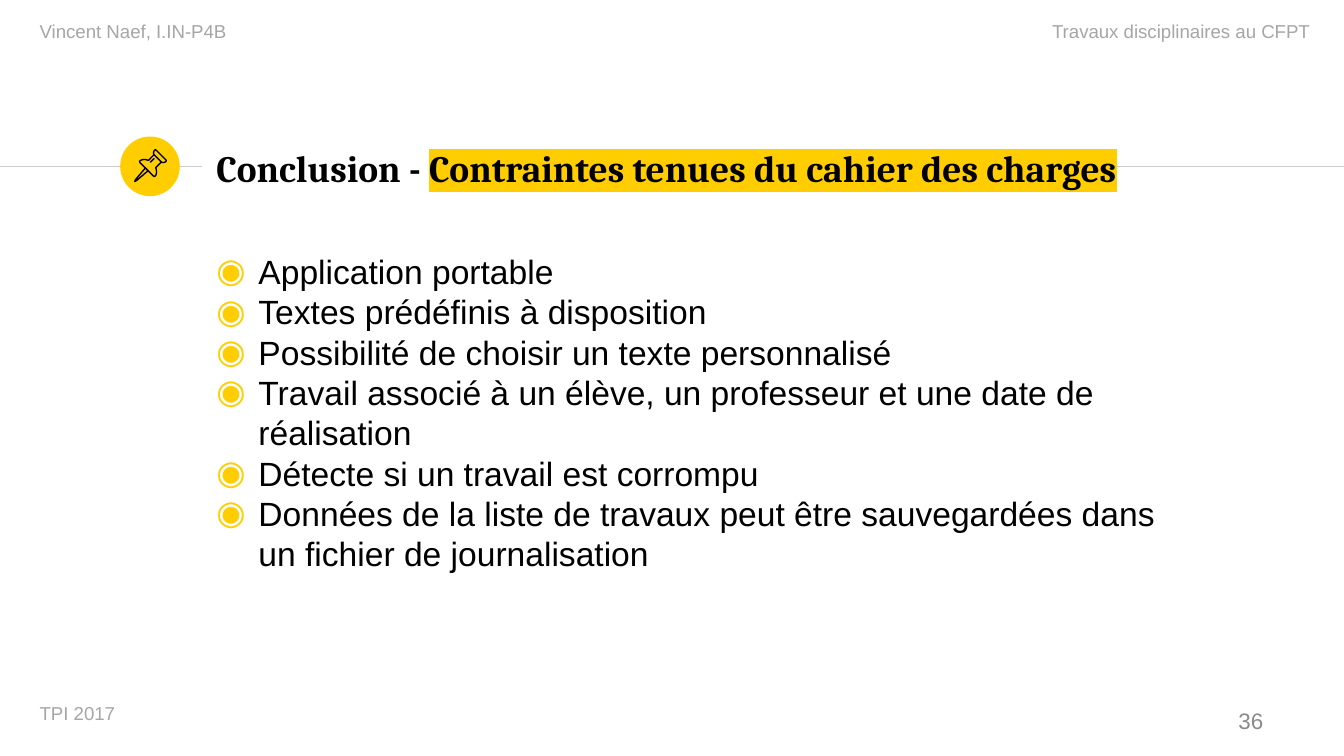
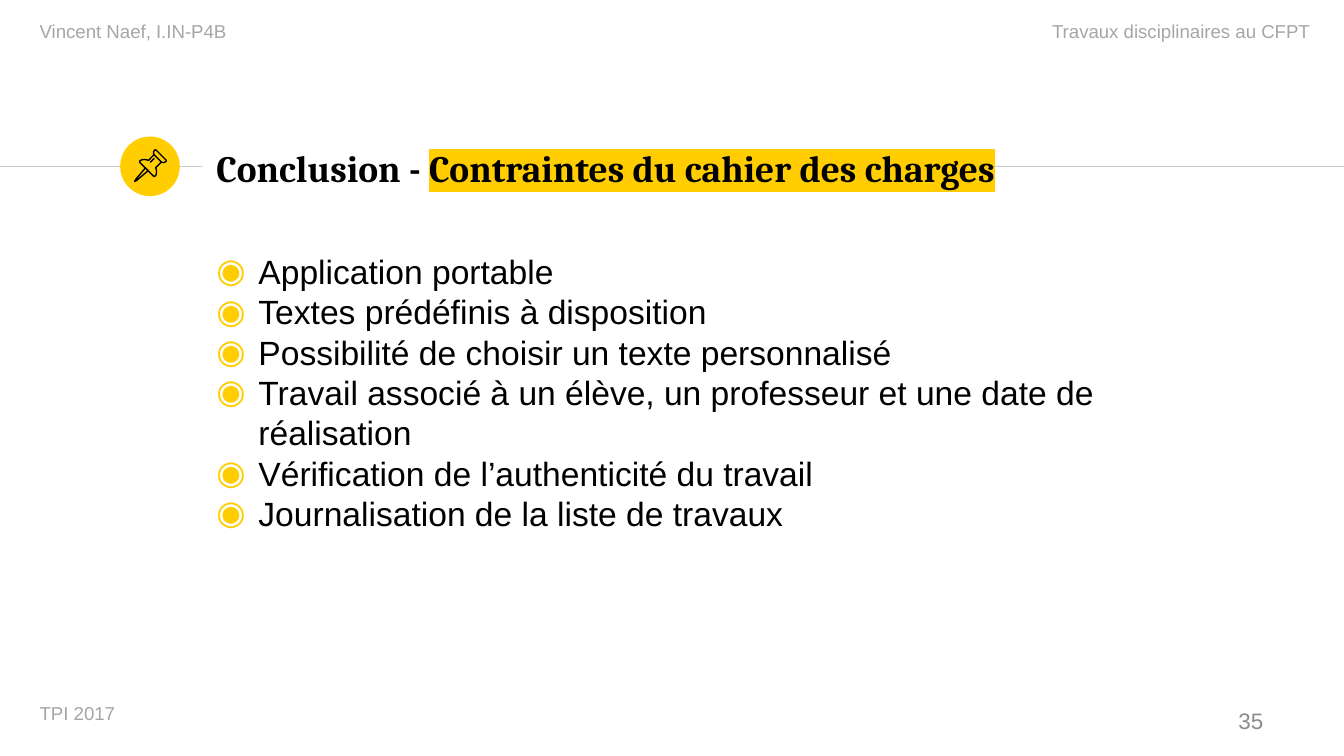
Before and after one commit to vinelo/TPI, a slide deck: slide 35 of Présentation/PresentationTPI.pptx (slide 36 before the commit). Drawn at 1344x756 pixels with LibreOffice and Linux fonts; fonts in the diff are those of the drawing. Boxes give left, top, right and bottom in pixels: in the first picture for what was removed or moved away, otherwise in the second. Text is boxed around its words. In the diff, an @@ line names an element or a change of style, - is before the commit and + after.

```diff
--- a/Présentation/PresentationTPI.pptx
+++ b/Présentation/PresentationTPI.pptx
@@ title at <box>216,147,995,191</box>: text changed @@
-Conclusion - Contraintes tenues du cahier des charges
+Conclusion - Contraintes du cahier des charges
@@ text at <box>258,461,813,527</box>: text changed @@
-◉ Détecte si un travail est corrompu
-◉ Données de la liste de travaux peut être sauvegardées dans un fichier de journalisation
+◉ Vérification de l’authenticité du travail
+◉ Journalisation de la liste de travaux
@@ page number at <box>1238,713,1263,729</box>: text changed @@
-36
+35
```
Also in this commit, not shown: 6 other slides changed, 3 slides added, 4 slides removed, 5 other files.
